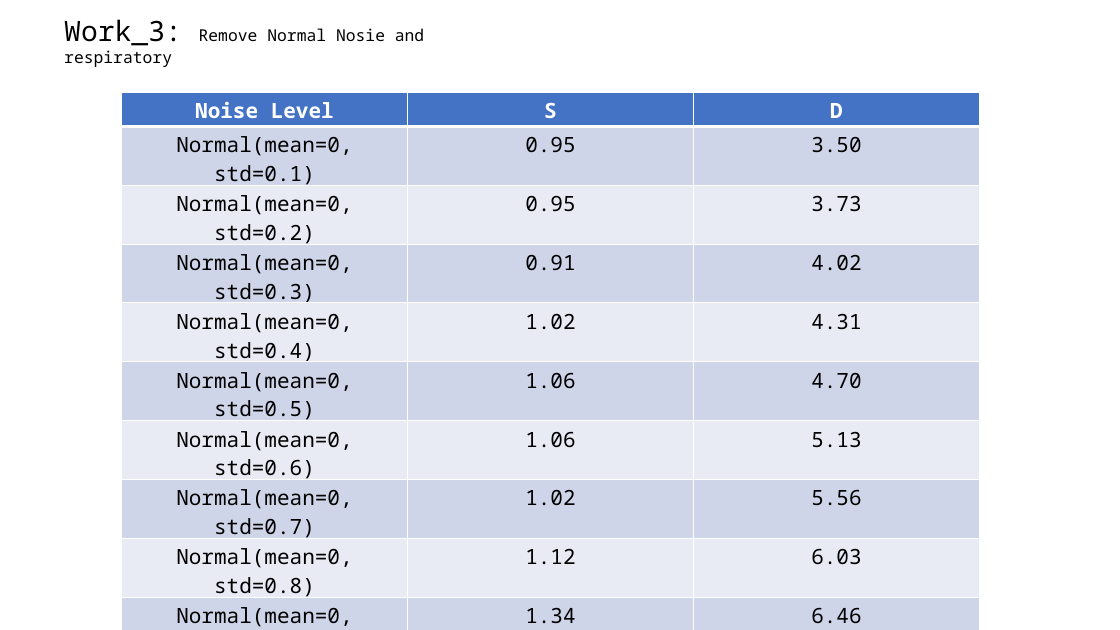
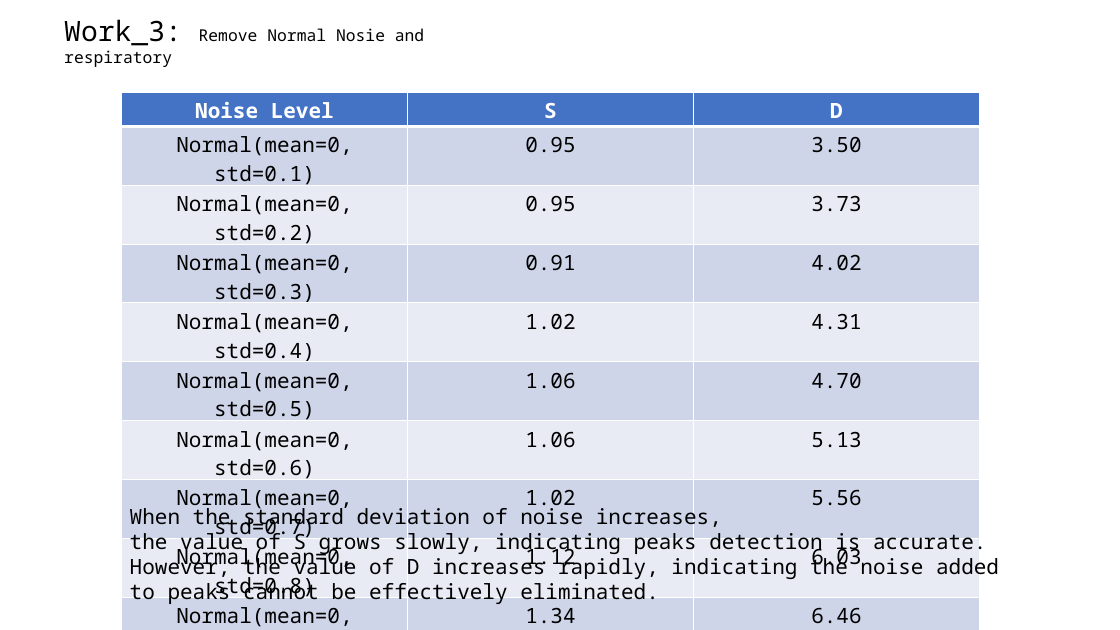
Before and after one commit to A-Big-Tortoise/Presentation, a slide deck: slide 14 of Presentation_911_JiayuChen.pptx (slide 13 before the commit). Drawn at 1120x630 pixels with LibreOffice and Linux fonts; fonts in the diff are those of the drawing. Boxes give left, top, right and bottom in pixels: in the first picture for what was removed or moved away, otherwise in the second. Text is boxed around its words. In the diff, an @@ line names an element or a change of style, - is before the commit and + after.

```diff
--- a/Presentation_911_JiayuChen.pptx
+++ b/Presentation_911_JiayuChen.pptx
@@ text added at [130, 504, 986, 605], 18 pt, text #000000 @@
+When the standard deviation of noise increases,
+the value of S grows slowly, indicating peaks detection is accurate.
+However, the value of D increases rapidly, indicating the noise added to peaks cannot be effectively eliminated.
```
Also in this commit, not shown: 8 other slides changed, 4 slides added, 3 slides removed.
